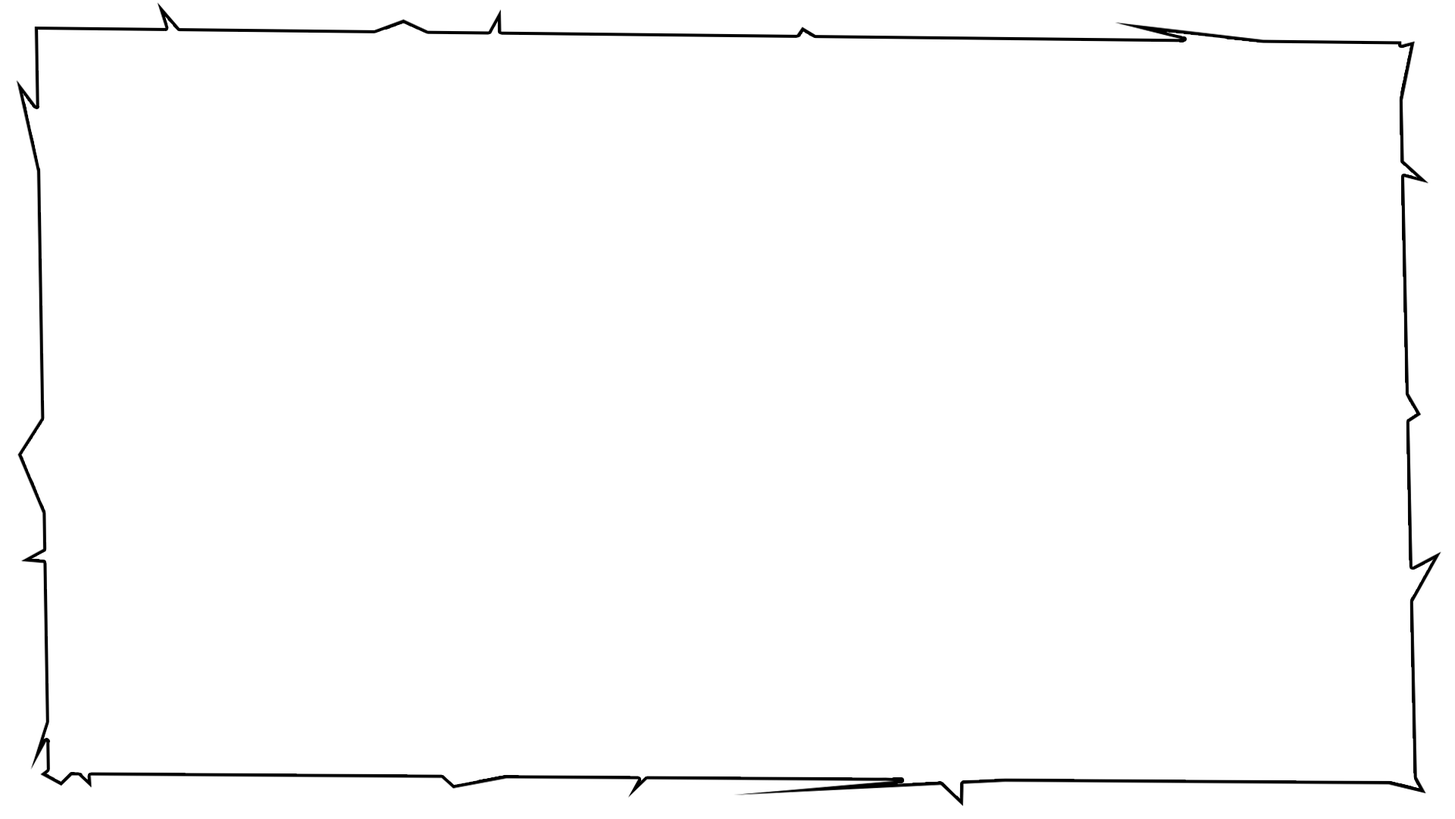
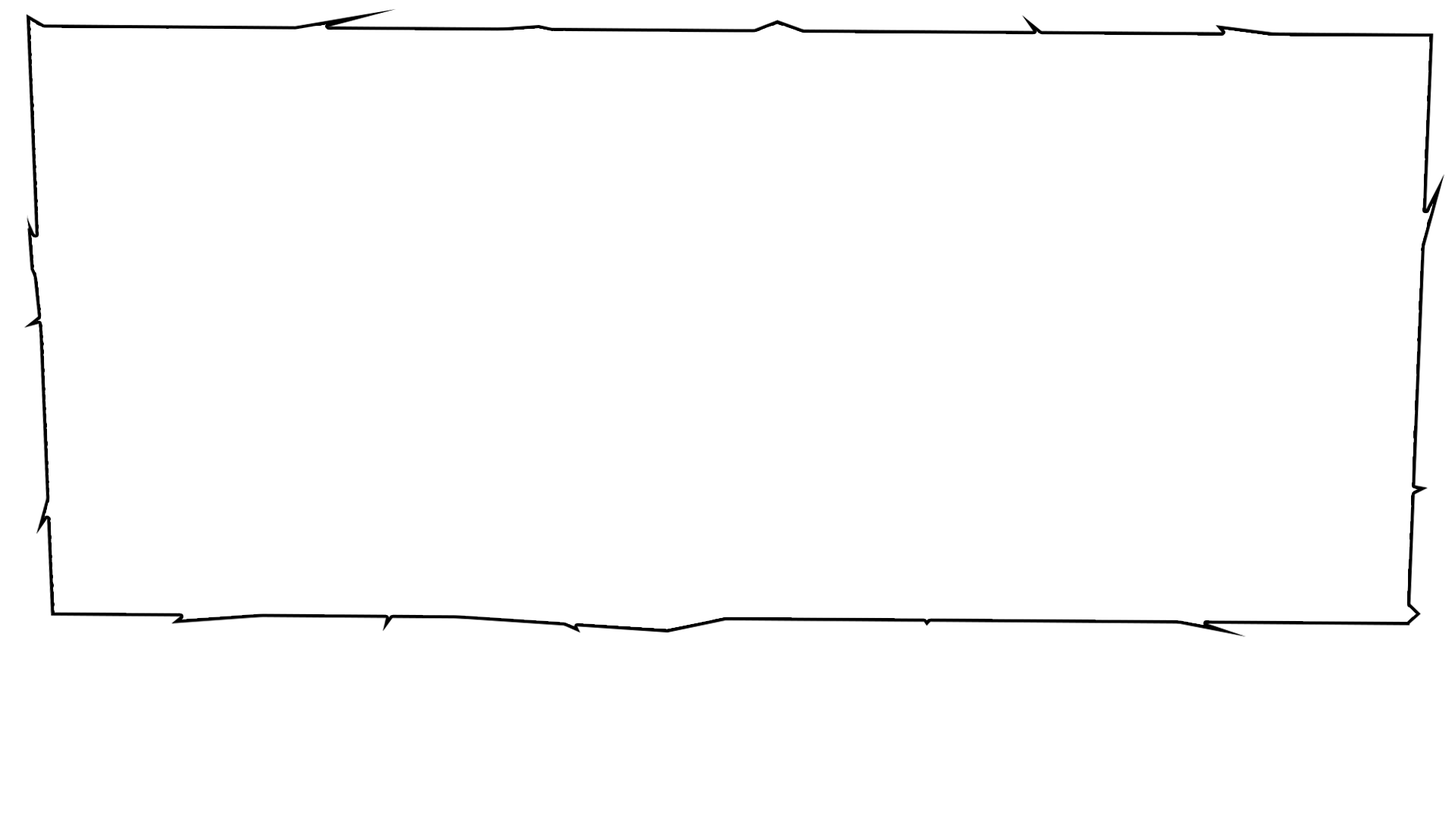
Revision of a layered w=1455, h=819 image; what changed, layer by layer:
renamed "Layer 3" to "Frame B", showed it, painted on it over [15, 2, 1446, 806]
renamed "Layer 2 copy 2" to "Frame A", hid it over [15, 2, 1446, 806]
added group "Discard" with 3 layers above "Background" over [15, 2, 1446, 806]
